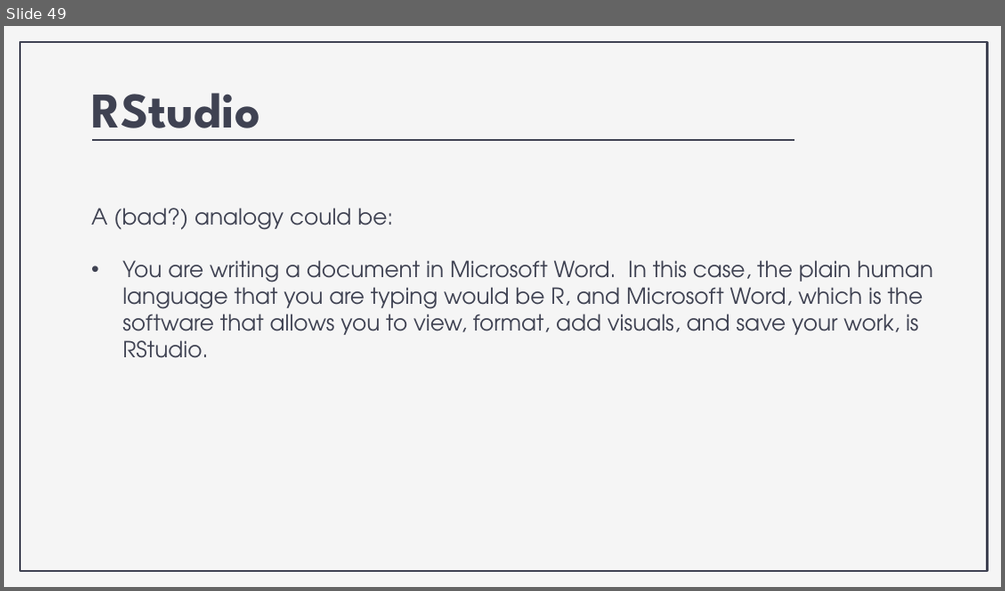
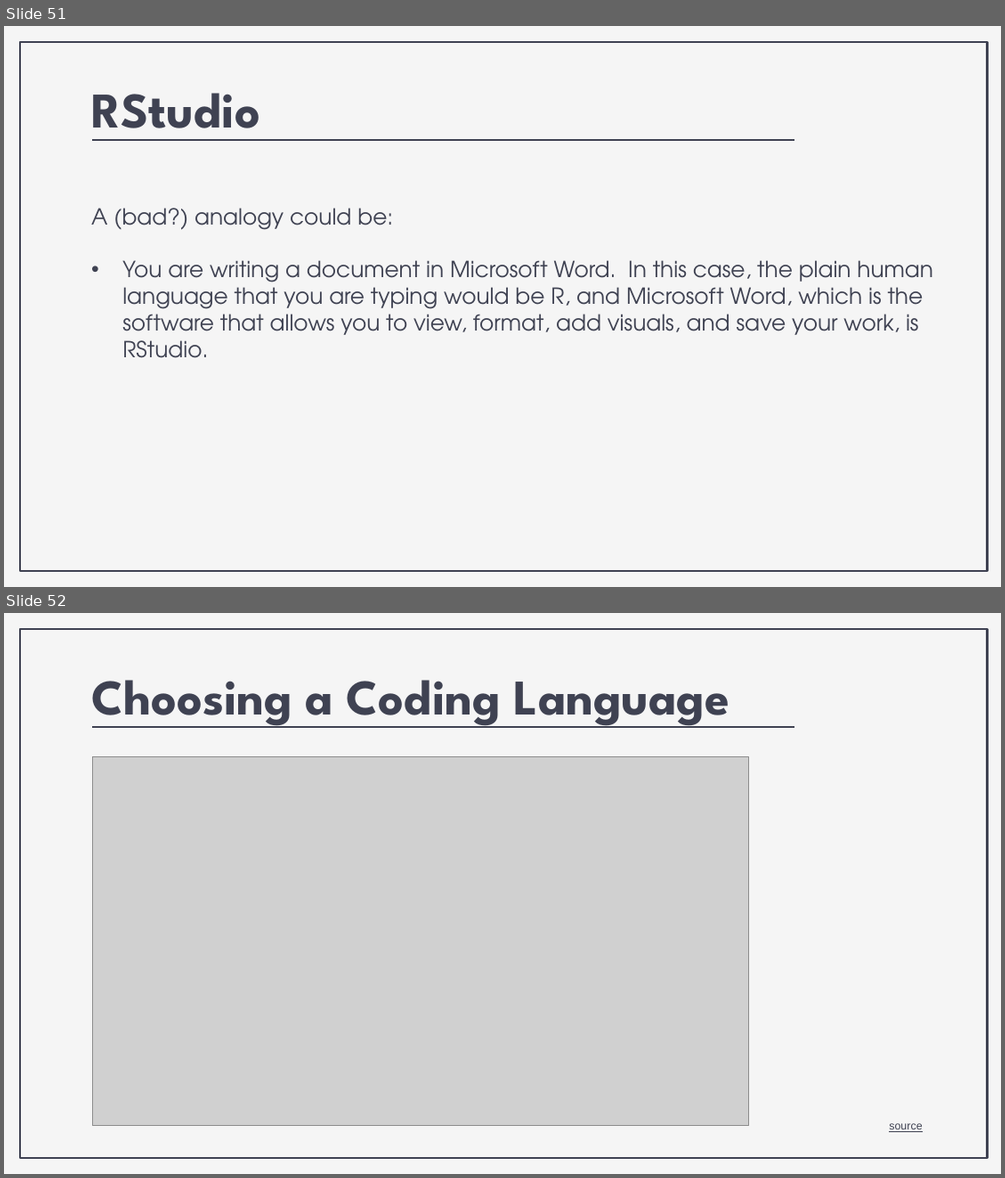
Before and after one commit to nickrochlin/rdm-jumpstart2, a slide deck: files/Block3-1_Excel-to-Scripting.pptx. Shown one above the other, each under a label of ours: slide 49 before the commit, slides 51 and 52 after it. The pictures are 1005x591 and 1005x1178 pixels, drawn with LibreOffice and Linux fonts; fonts in the diff are those of the drawing; grey boxes stand for pictures. Boxes give left, top, right and bottom in pixels: in the first picture for what was removed or moved away, otherwise in the second. Text is boxed around its words. In the diff, an @@ line names an element or a change of style, - is before the commit and + after.

```diff
--- a/files/Block3-1_Excel-to-Scripting.pptx
+++ b/files/Block3-1_Excel-to-Scripting.pptx
@@ slide 52 added at (4,613,1001,1174), background #F5F5F5; not listed: 1 template element that a slide beside it also shows @@
@@ title added at (91,680,730,728), 36 pt, text #3F4252, bold @@
+Choosing a Coding Language
@@ line added from (93, 727) to (794, 727), #3F4252 1.5 pt @@
@@ picture added at (93,756,749,1126) @@
@@ text added at (889,1123,922,1132), 8 pt, text #3F4252, underline @@
+source
@@ what was slide 49 is now slide 51 @@
```
Also in this commit, not shown: 1 slide changed, 2 other slides added, 1 other file.
